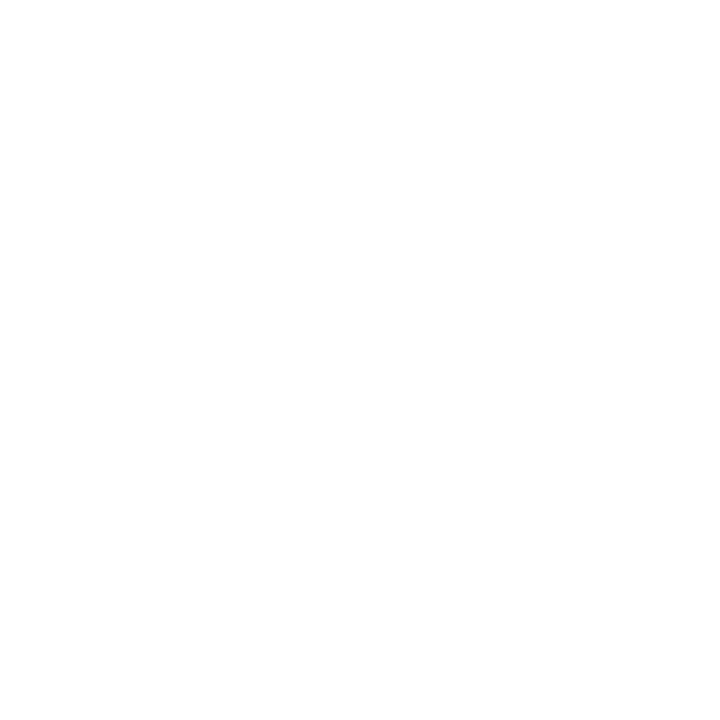
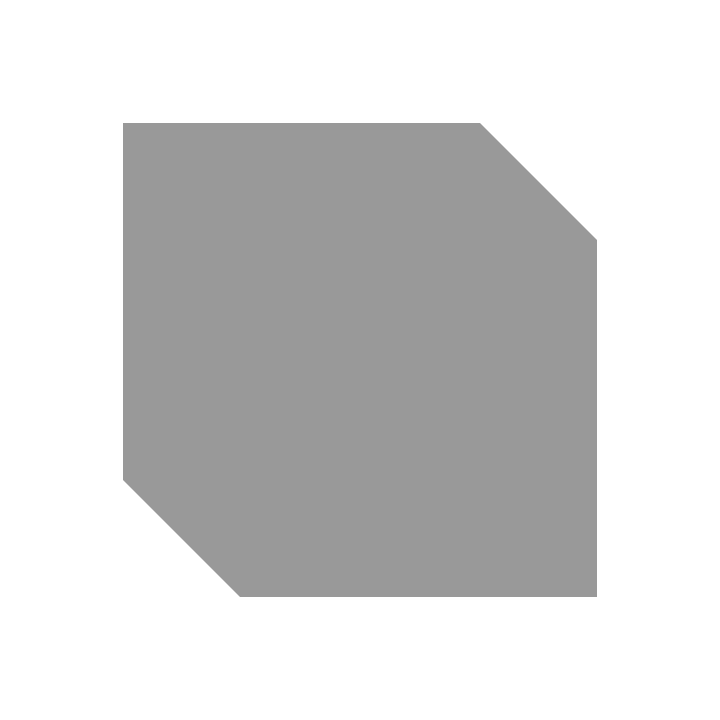
Layered file, before and after one edit (720px x 720px). Changes by layer:
"Fill": opacity 5% → 40%, painted on it over [123, 123, 597, 597]
